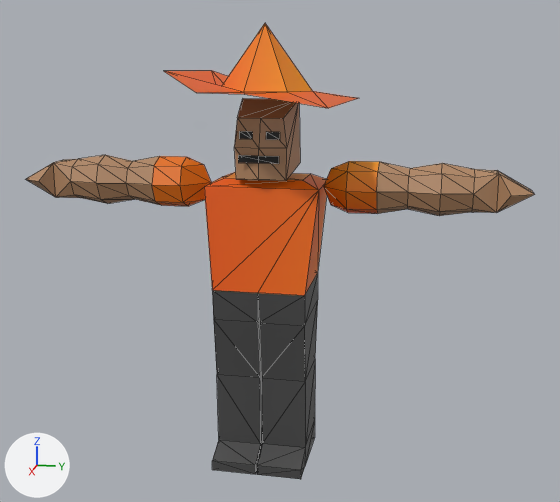
Before and after pictures for a commit that changed the glTF model archibald/assets/Archibald/Archibald.glb.
One viewpoint serves both versions: a 50 mm camera at (16.2, 3.55, 3.78) aimed at (-0.1, 0.29, -0.3). Arrows for +X, +Y and +Z are at lower left; the lights stay in place. Mesh edges are drawn as thin lines. Vertices at the same position are counted once.
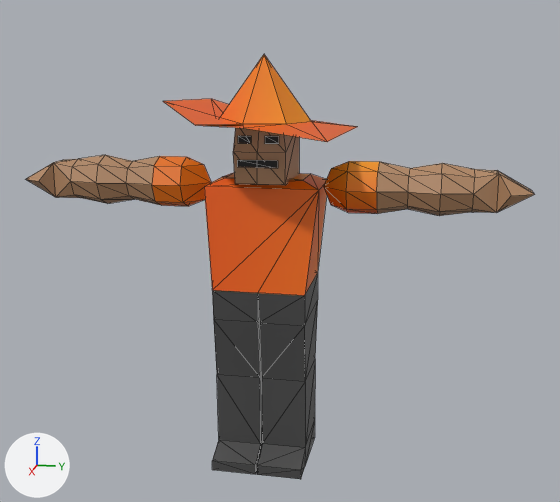
Patch to the scene script:
```diff
--- a/archibald/assets/Archibald/Archibald.glb.py
+++ b/archibald/assets/Archibald/Archibald.glb.py
@@ me_sphere @@
 me_sphere.from_pydata(...)  # 196 vertices, 354 faces; spans x -2.03..1.84, y -5.53..5.52, z -5.09..4.52
 # used by ob_sphere; location = (0.0, 0.0, 0.0)
 # before: 8 (0.51, 0.48, 2.63) at pixel (283, 118), 9 (0.49, 0.54, 1.36) at pixel (286, 180), 10 (0.51, -0.48, 2.63) at pixel (237, 117), 11 (0.49, -0.52, 1.36) at pixel (236, 179), 16 (0.51, -0.55, 2.03) at pixel (234, 146)
 # before: 17 (0.51, 0.0, 2.63) at pixel (260, 118), 18 (0.51, 0.55, 2.03) at pixel (286, 148), 19 (0.68, 0.0, 1.38) at pixel (258, 180), 20 (0.67, 0.0, 2.03) at pixel (258, 148)
-me_sphere.vertices[12].co = (-0.53, 0.62, 2.97)
-me_sphere.vertices[13].co = (-0.73, 0.62, 1.58)  # pixel (300, 162)
-me_sphere.vertices[14].co = (-0.53, -0.62, 2.97)  # pixel (242, 98)
-me_sphere.vertices[15].co = (-0.73, -0.62, 1.58)
+# me_sphere part 1: the loose piece of 15 vertices spanning x -2.03..1.84, y -2.11..1.84, z 2.91..4.52 is moved by (0.11, 0.0, -0.62)
+# me_sphere part 2: the loose piece of 4 vertices spanning x 0.68, y -0.42..0.42, z 1.73..1.88 is moved by (0.11, 0.0, -0.08)
+# me_sphere part 3: the loose piece of 4 vertices spanning x 0.6..0.62, y -0.42..-0.14, z 2.21..2.36 is moved by (0.11, 0.0, -0.08)
+# me_sphere part 4: the loose piece of 4 vertices spanning x 0.6..0.62, y 0.14..0.42, z 2.21..2.36 is moved by (0.11, 0.0, -0.08)
+# me_sphere part 5
+for i in [*range(8, 12), *range(16, 21)]: me_sphere.vertices[i].co += Vector((0.11, 0.0, -0.08))
+me_sphere.vertices[12].co = (-0.58, 0.62, 2.51)
+me_sphere.vertices[13].co = (-0.62, 0.62, 1.28)
+me_sphere.vertices[14].co = (-0.58, -0.62, 2.51)
+me_sphere.vertices[15].co = (-0.62, -0.62, 1.28)
 me_sphere.materials.append(mat_material_001)
```

Location of each change, [x1, y1, x2, y2] in pixels of the pictures (560 x 502 px; the box of a moved part takes in the faces that stretch with it):
'Sphere', reshaped (7% shorter): before [26, 23, 535, 479]; after [26, 55, 535, 479]
part 1 of me_sphere, moved or reshaped: before [164, 23, 358, 108]; after [163, 55, 356, 142]
part 2 of me_sphere, moved or reshaped: before [238, 155, 279, 164]; after [237, 160, 278, 168]
part 3 of me_sphere, moved or reshaped: before [239, 131, 252, 139]; after [238, 136, 251, 143]
part 4 of me_sphere, moved or reshaped: before [266, 132, 280, 140]; after [265, 136, 279, 144]
part 5 of me_sphere, moved or reshaped: before [234, 98, 300, 181]; after [233, 128, 299, 185]
